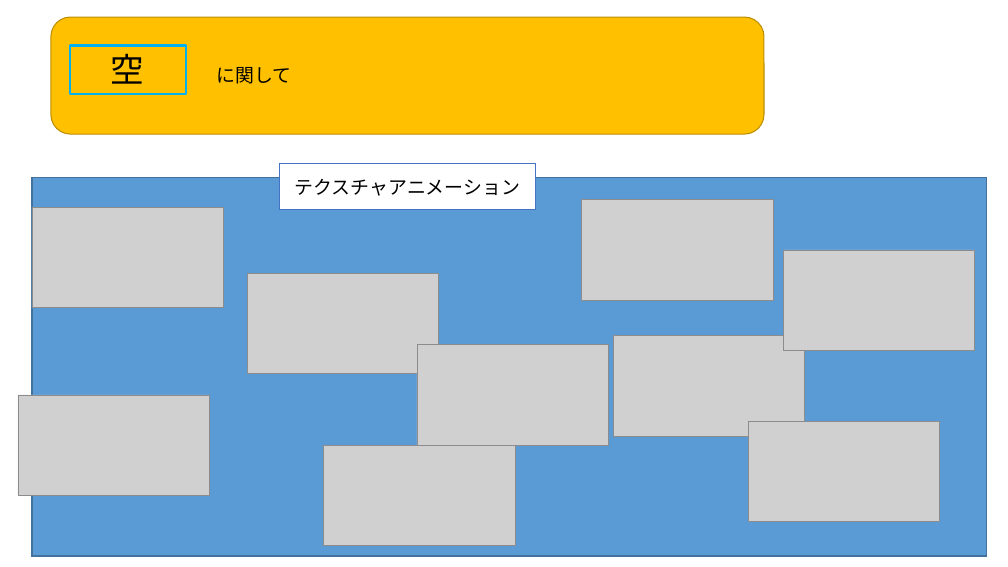
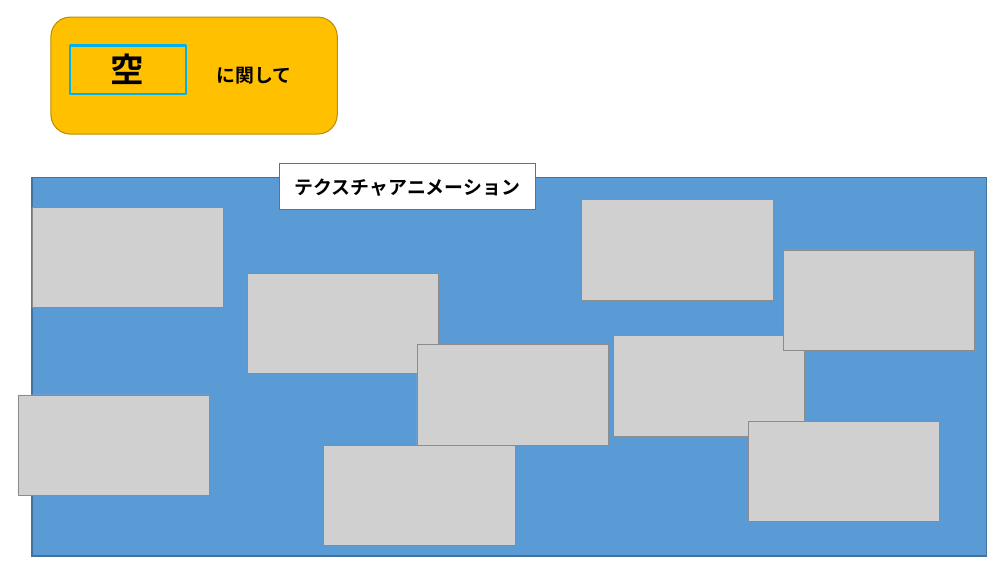
Before and after one commit to MizukiKato0416/sotsugyou_time_kato, a slide deck: slide 5 of 企画書/企画書３.pptx (slide 4 before the commit). Drawn at 1008x567 pixels with LibreOffice and Linux fonts; fonts in the diff are those of the drawing; grey boxes stand for pictures. Boxes give left, top, right and bottom in pixels: in the first picture for what was removed or moved away, otherwise in the second. Text is boxed around its words. In the diff, an @@ line names an element or a change of style, - is before the commit and + after.

```diff
--- a/企画書/企画書３.pptx
+++ b/企画書/企画書３.pptx
@@ rounded rectangle: place and size @@
-rounded rectangle at (51, 17, 764, 135)
+rounded rectangle at (51, 17, 337, 135)
@@ bold on in 3 elements at (70, 45, 185, 94), (279, 163, 535, 209), (217, 66, 292, 84) @@
```
Also in this commit, not shown: 1 other slide changed, 4 slides added, 11 other files.
